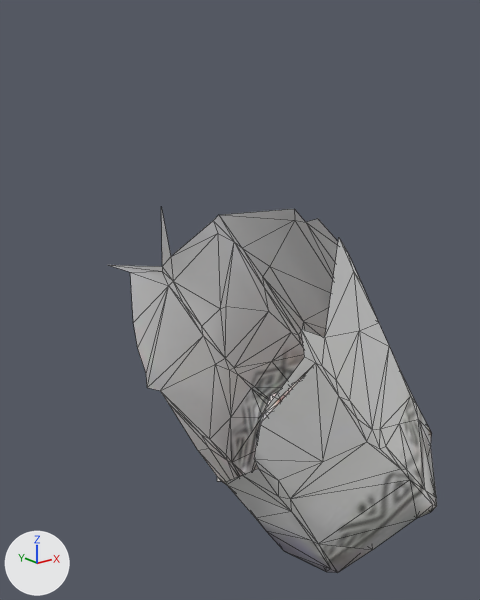
Before and after pictures for a commit that changed the OBJ model Models/hombre_brazo_izq.obj.
Camera for both pictures: a camera (50 mm lens) standing at (-0.199, -0.275, 0.052) and looking at (0.051, 0.039, -0.073). Arrows for +X, +Y and +Z are at lower left; the lights stay in place. The first picture is the older version. Mesh edges are drawn as thin lines. Where no turn or scale is listed for an object, it has been applied to the vertices.

The first picture shows 'hombre_brazo_izq'.
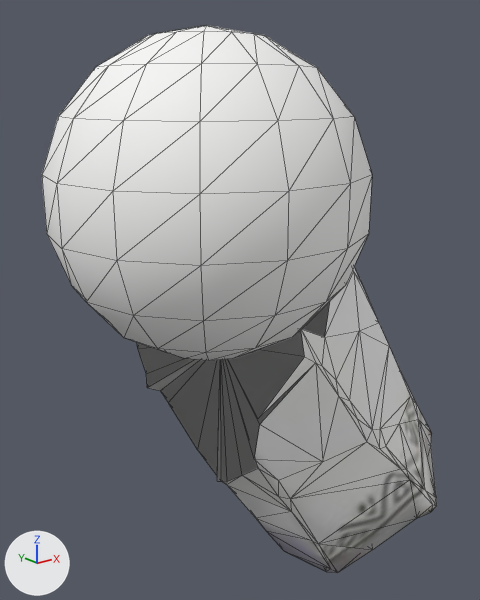
The change, as JSON lines over the scene's bpy script:
```json
{"block": "me_hombre_brazo_izq", "where": "# used by ob_hombre_brazo_izq; location = (0.0, 0.0, 0.0)"}
{"op": "remove", "block": "me_hombre_brazo_izq", "code": "me_hombre_brazo_izq.from_pydata(...)  # 329 vertices, 607 faces; spans x 0.001..0.212, y -0.058..0.118, z -0.268..-0.015"}
{"op": "add", "block": "me_hombre_brazo_izq", "code": "me_hombre_brazo_izq.from_pydata(...)  # 444 vertices, 863 faces; spans x -0.081..0.212, y -0.079..0.118, z -0.268..0.082"}
{"block": "me_hombre_brazo_izq", "change": "me_hombre_brazo_izq part 1: a new loose piece, a UV sphere (14 segments, 9 rings, poles along z) spanning x -0.081..0.081, y -0.079..0.079, z -0.082..0.082, in mat_hombre_manta (picture img_hombre_manta_jpg)"}
{"block": "me_hombre_brazo_izq", "change": "me_hombre_brazo_izq part 2"}
{"block": "me_hombre_brazo_izq", "change": "1 vertex is added at (0.032, 0.035, -0.097)"}
{"block": "me_hombre_brazo_izq", "change": "32 new faces join them"}
```

Where the change shows, as pixel boxes (x1, y1, x2, y2) in the pictures (480 x 600 px):
```json
{"object": "hombre_brazo_izq", "change": "reshaped", "before": [109, 208, 437, 573], "after": [42, 25, 437, 573], "on screen": "20% wider, 50% taller"}
{"part": 1, "of": "me_hombre_brazo_izq", "change": "added", "after": [42, 25, 372, 361]}
{"part": 2, "of": "me_hombre_brazo_izq", "change": "added", "after": [137, 302, 330, 482]}
```
